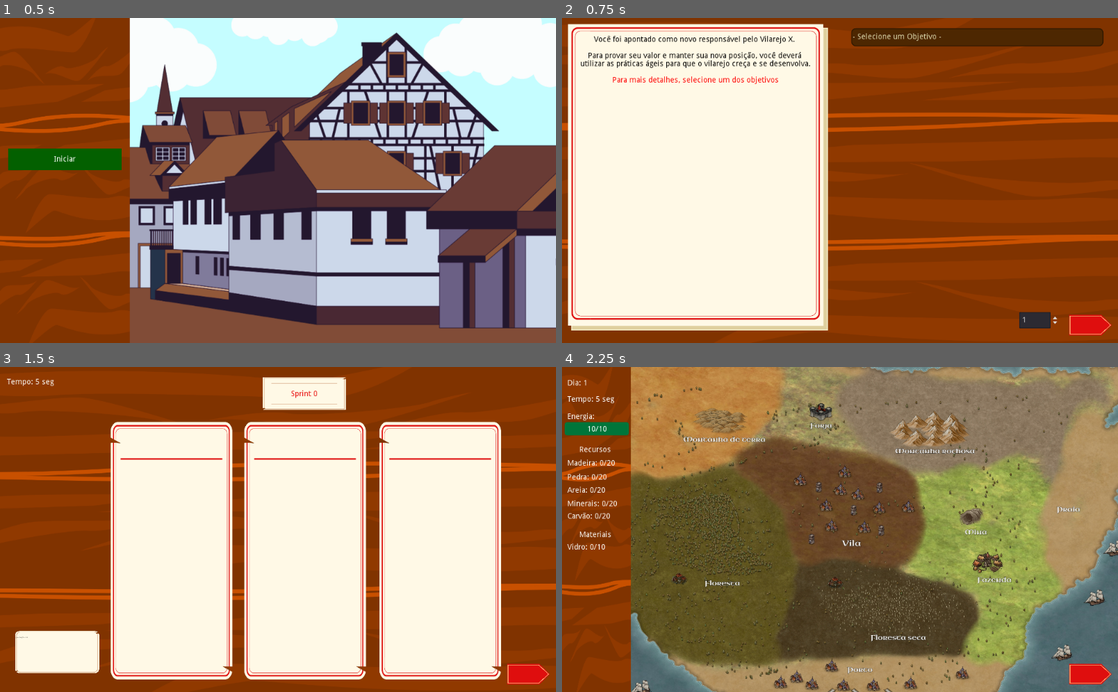
Above: before the commit, frames 1-4 (two rows, left to right).
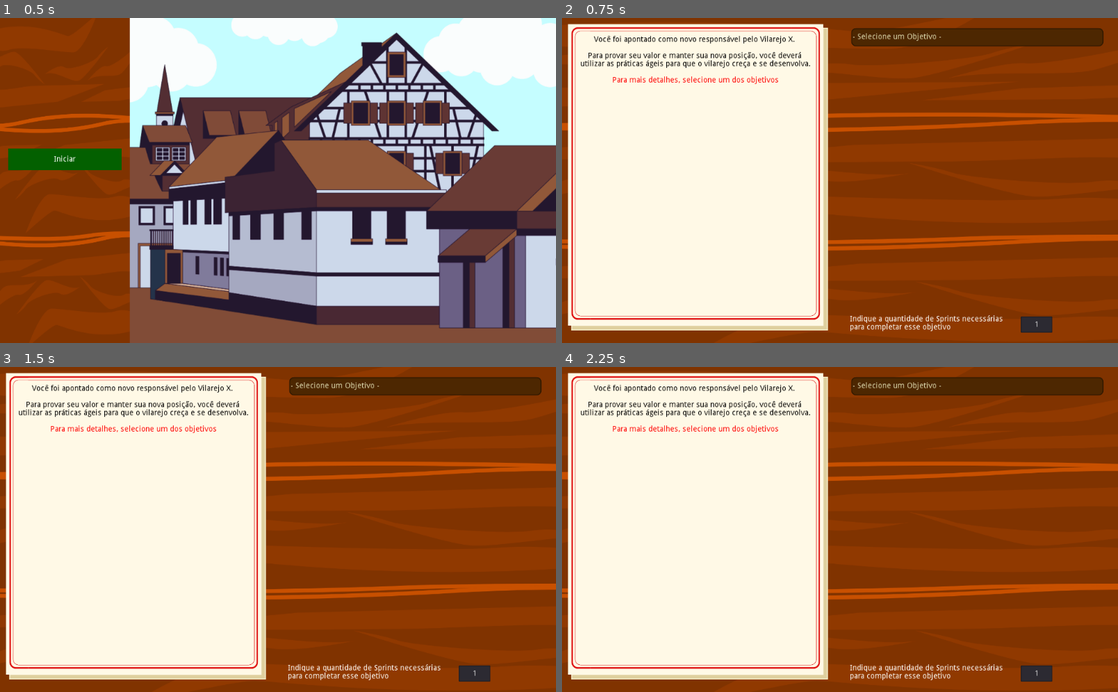
Above: after the commit, the same moments.

Repository: Gebp/TCC
Game: Godot game, scene res://Telas/1-MenuInicial.tscn
Two runs of this game, one before a commit and one after it. Both use one fixed random seed, a clock stepped at 60 frames per second and the inputs below.
Inputs (mouse positions are in pixels of both pictures, inside the frame that each line leads up to):
- Up to frame 1 (0.5 s): no input
- Up to frame 2 (0.75 s): click (628, 161) at 0.5 s
- Up to frame 3 (1.5 s): click (528, 672) at 1.27 s
- Up to frame 4 (2.25 s): click (1090, 672) at 2.02 s

Frame 1 is identical in both runs. In frame 2, 1.1% of the frame differs, in the area x 51-99%, y 90-98%; in frame 3, 61%; in frame 4, 98%, in the area x 0-100%, y 0-100%.

Commit message:
Atualização Entrega 1 Sem 2

Diff:
--- a/Agile_Vilage/Scripts/Btn_scripts/btn_campos.gd
+++ b/Agile_Vilage/Scripts/Btn_scripts/btn_campos.gd
@@ -66,6 +66,16 @@
 func _on_BtnForja_pressed():
 	$PopForja.popup_centered()
 
+func valida_objetivos():
+	$Menu_lateral/Casas.text = 'Casas: ' + str(GlobalVar.casas)
+	$Menu_lateral/PopObj/Casa_progress.max_value = GlobalVar.obj_casas
+	$Menu_lateral/PopObj/Casa_progress.value = GlobalVar.casas
+	$Menu_lateral/PopObj/Casa_obj.text = 'Construa ' + GlobalVar.obj_casas + 'casas'
+	if GlobalVar.casas >= GlobalVar.obj_casas:
+		$Menu_lateral/PopObj/Casa_progress/Label.text = 'Consluído'
+	else:
+		$Menu_lateral/PopObj/Casa_progress/Label.text = str(GlobalVar.casas) + '/' + str(GlobalVar.obj_casas)
+
 # Botões de Construções
 func _on_BtnCasa_pressed():
 	if GlobalVar.energia >= 5 and GlobalVar.madeira >= 10 and GlobalVar.pedra >= 5 and GlobalVar.vidro >= 4:
@@ -73,9 +83,10 @@
 		$Menu_lateral/Madeira.text = 'Madeira: ' + str(GlobalVar.madeira) + '/' + str(GlobalVar.limite_madeira)
 		GlobalVar.pedra -= 5
 		$Menu_lateral/Pedra.text = 'Pedra: ' + str(GlobalVar.pedra) + '/' + str(GlobalVar.limite_pedra)
-		GlobalVar.areia -= 4
+		GlobalVar.vidro -= 4
 		$Menu_lateral/Vidro.text = 'Vidro: ' + str(GlobalVar.vidro) + '/' + str(GlobalVar.limite_vidro)
 		GlobalVar.casas += 1
+		valida_objetivos()
 		reduzir_energia(btnType[1])
 
 # Botões de Materiais
--- a/Agile_Vilage/Scripts/Btn_scripts/btn_p2.gd
+++ /dev/null
@@ -1,4 +0,0 @@
-extends Control
-
-func _on_Iniciar_proj_pressed():
-	get_tree().change_scene("res://Telas/3-Planejamento.tscn")
--- a/Agile_Vilage/Scripts/Btn_scripts/btn_p5.gd
+++ b/Agile_Vilage/Scripts/Btn_scripts/btn_p5.gd
@@ -29,6 +29,11 @@
 	GlobalVar.torres = 0
 	GlobalVar.muros = 0
 	GlobalVar.fazendas = 0
+	# Contadores de objetivos
+	GlobalVar.obj_casas = 0
+	GlobalVar.obj_torres = 0
+	GlobalVar.obj_muros = 0
+	GlobalVar.obj_fazendas = 0
 	# Validador do objetivo selecionado
 	GlobalVar.obj = 0
 	get_tree().change_scene("res://Telas/1-MenuInicial.tscn")
--- a/Agile_Vilage/Scripts/Singleton/global_var.gd
+++ b/Agile_Vilage/Scripts/Singleton/global_var.gd
@@ -33,5 +33,11 @@
 var muros = 0
 var fazendas = 0
 
+# Contadores de objetivos
+var obj_casas = 0
+var obj_torres = 0
+var obj_muros = 0
+var obj_fazendas = 0
+
 # Validador do objetivo selecionado
 var obj = 0
--- a/Agile_Vilage/Scripts/menu_execucao.gd
+++ b/Agile_Vilage/Scripts/menu_execucao.gd
@@ -7,14 +7,28 @@
 	$Dia.text = 'Dia: ' + str(GlobalVar.dia)
 	GlobalVar.energia = GlobalVar.limite_energia
 	$Energia.text = str(GlobalVar.energia) + '/' + str(GlobalVar.limite_energia)
+	# Set valores iniciais e limites para recursos
 	$Madeira.text = 'Madeira: ' + str(GlobalVar.madeira) + '/' + str(GlobalVar.limite_madeira)
 	$Pedra.text = 'Pedra: ' + str(GlobalVar.pedra) + '/' + str(GlobalVar.limite_pedra)
 	$Areia.text = 'Areia: ' + str(GlobalVar.areia) + '/' + str(GlobalVar.limite_areia)
 	$Minerais.text = 'Minerais: ' + str(GlobalVar.minerais) + '/' + str(GlobalVar.limite_minerais)
 	$Carvao.text = 'Carvão: ' + str(GlobalVar.carvao) + '/' + str(GlobalVar.limite_carvao)
+	# Set valores iniciais e limites para materiais
 	$Vidro.text = 'Vidro: ' + str(GlobalVar.vidro) + '/' + str(GlobalVar.limite_vidro)
+	# Set valores iniciais e objetivos
+	valida_objetivos()
 	$EnergiaBar.max_value = GlobalVar.limite_energia
 	$EnergiaBar.value = GlobalVar.limite_energia
+
+func valida_objetivos():
+	$Casas.text = 'Casas: ' + str(GlobalVar.casas)
+	$PopObj/Casa_progress.max_value = GlobalVar.obj_casas
+	$PopObj/Casa_progress.value = GlobalVar.casas
+	$PopObj/Casa_obj.text = 'Construa ' + str(GlobalVar.obj_casas) + ' casas'
+	if GlobalVar.casas >= GlobalVar.obj_casas:
+		$PopObj/Casa_progress/Label.text = 'Concluído'
+	else:
+		$PopObj/Casa_progress/Label.text = str(GlobalVar.casas) + '/' + str(GlobalVar.obj_casas)
 
 func _on_T_exec_timeout():
 	if tempo > 0:
@@ -30,3 +44,6 @@
 		else:
 			GlobalVar.dia = 1
 			get_tree().change_scene("res://Telas/3-Planejamento.tscn")
+
+func _on_Obj_btn_pressed():
+	$PopObj.popup_centered()
--- a/Agile_Vilage/Scripts/objetivos.gd
+++ b/Agile_Vilage/Scripts/objetivos.gd
@@ -12,6 +12,8 @@
 	add_items()
 	disable_items(0)
 	$Mensagem_inicial/TextoIntro.bbcode_text = texto_padrao + "[color=red]Para mais detalhes, selecione um dos objetivos"
+	$Iniciar_proj.disabled = true
+	$Iniciar_proj/BotaoProx.visible = false
 
 func add_items():
 	lista.add_item('- Selecione um Objetivo -') # Posição 0
@@ -25,20 +27,32 @@
 func _on_ListaObj_item_selected(index):
 	var i = index - 2
 	GlobalVar.obj = i
+	$Iniciar_proj.disabled = false
+	$Iniciar_proj/BotaoProx.visible = true
 
 	if i == 0:
 		$Mensagem_inicial/TextoIntro.bbcode_text = texto_padrao + "[color=red]Sabe-se que o povo tem sofrido com a falta de moradias por conta do recente crescimento populacional.\n\nPlaneje e gerencie a construção dessas novas casas."
 		$TextObj.text = str('Construa:\n\n5 casas')
+		GlobalVar.obj_casas = 5
 	if i == 1:
 		$Mensagem_inicial/TextoIntro.bbcode_text = texto_padrao + "[color=red]Objetivo 2"
 		$TextObj.text = str('Objetivo 2')
+		$Iniciar_proj.disabled = true
+		$Iniciar_proj/BotaoProx.visible = false
 	if i == 2:
 		$Mensagem_inicial/TextoIntro.bbcode_text = texto_padrao + "[color=red]Objetivo 3"
 		$TextObj.text = str('Objetivo 3')
+		$Iniciar_proj.disabled = true
+		$Iniciar_proj/BotaoProx.visible = false
 	if i == 3:
 		$Mensagem_inicial/TextoIntro.bbcode_text = texto_padrao + "[color=red]Objetivo 4"
 		$TextObj.text = str('Objetivo 4')
+		$Iniciar_proj.disabled = true
+		$Iniciar_proj/BotaoProx.visible = false
 
 func _on_QtdSprint_value_changed(value):
 	GlobalVar.qtd_sprint = value
 	print(GlobalVar.qtd_sprint)
+
+func _on_Iniciar_proj_pressed():
+	get_tree().change_scene("res://Telas/3-Planejamento.tscn")
--- a/Agile_Vilage/Telas/1-MenuInicial.tscn
+++ b/Agile_Vilage/Telas/1-MenuInicial.tscn
@@ -57,4 +57,3 @@
 valign = 1
 
 [connection signal="pressed" from="Area2D/ColorRect/Iniciar" to="Area2D/ColorRect/Iniciar" method="_on_Iniciar_pressed"]
-[connection signal="pressed" from="Area2D/ColorRect/Iniciar" to="Area2D/ColorRect/Iniciar" method="_on_TextureButton_pressed"]
--- a/Agile_Vilage/Telas/2-SelecionarObjetivo.tscn
+++ b/Agile_Vilage/Telas/2-SelecionarObjetivo.tscn
@@ -4,8 +4,8 @@
 [ext_resource path="res://Imagens/Cards/Carta_Intro.png" type="Texture" id=2]
 [ext_resource path="res://Imagens/Btns/Botao_prox.png" type="Texture" id=3]
 [ext_resource path="res://Scripts/objetivos.gd" type="Script" id=4]
-[ext_resource path="res://Scripts/Btn_scripts/btn_p2.gd" type="Script" id=5]
 [ext_resource path="res://styles/drop_down_list.tres" type="Theme" id=6]
+[ext_resource path="res://styles/sprint_sel.tres" type="Theme" id=7]
 
 [sub_resource type="RectangleShape2D" id=1]
 extents = Vector2( 36.5, 17.5 )
@@ -22,18 +22,6 @@
 __meta__ = {
 "_edit_lock_": true
 }
-
-[node name="Iniciar_proj" type="TextureButton" parent="."]
-margin_left = 936.0
-margin_top = 547.0
-margin_right = 1015.0
-margin_bottom = 585.0
-script = ExtResource( 5 )
-
-[node name="BotaoProx" type="Sprite" parent="Iniciar_proj"]
-position = Vector2( 37.25, 20.125 )
-scale = Vector2( 0.180131, 0.199761 )
-texture = ExtResource( 3 )
 
 [node name="Objetivo" type="CanvasLayer" parent="."]
 script = ExtResource( 4 )
@@ -60,14 +48,23 @@
 bbcode_text = "[center]Texto da intro.[/center]"
 text = "Texto da intro."
 
+[node name="RichTextLabel" type="RichTextLabel" parent="Objetivo"]
+margin_left = 530.0
+margin_top = 549.0
+margin_right = 832.0
+margin_bottom = 583.0
+text = "Indique a quantidade de Sprints necessárias para completar esse objetivo"
+
 [node name="QtdSprint" type="SpinBox" parent="Objetivo"]
-margin_left = 842.0
-margin_top = 543.0
-margin_right = 916.0
-margin_bottom = 573.0
+margin_left = 845.0
+margin_top = 551.0
+margin_right = 903.0
+margin_bottom = 581.0
+theme = ExtResource( 7 )
 min_value = 1.0
 value = 1.0
 rounded = true
+align = 1
 
 [node name="TextObj" type="RichTextLabel" parent="Objetivo"]
 margin_left = 540.0
@@ -90,10 +87,19 @@
 "_edit_lock_": true
 }
 
-[connection signal="pressed" from="Iniciar_proj" to="Iniciar_proj" method="_on_Iniciar_proj_pressed"]
-[connection signal="pressed" from="Iniciar_proj" to="Iniciar_proj" method="_on_Reiniciar_pressed"]
-[connection signal="pressed" from="Iniciar_proj" to="Iniciar_proj" method="_on_TextureButton_pressed"]
+[node name="Iniciar_proj" type="TextureButton" parent="Objetivo"]
+margin_left = 936.0
+margin_top = 547.0
+margin_right = 1015.0
+margin_bottom = 585.0
+
+[node name="BotaoProx" type="Sprite" parent="Objetivo/Iniciar_proj"]
+position = Vector2( 37.25, 20.125 )
+scale = Vector2( 0.180131, 0.199761 )
+texture = ExtResource( 3 )
+
 [connection signal="changed" from="Objetivo/QtdSprint" to="Objetivo" method="_on_QtdSprint_changed"]
 [connection signal="value_changed" from="Objetivo/QtdSprint" to="Objetivo" method="_on_QtdSprint_value_changed"]
 [connection signal="item_selected" from="Objetivo/ListaObj" to="Objetivo" method="_on_ListaObj_item_selected"]
 [connection signal="item_selected" from="Objetivo/ListaObj" to="Objetivo/ListaObj" method="_on_ListaObj_item_selected"]
+[connection signal="pressed" from="Objetivo/Iniciar_proj" to="Objetivo" method="_on_Iniciar_proj_pressed"]
--- a/Agile_Vilage/Telas/3-Planejamento.tscn
+++ b/Agile_Vilage/Telas/3-Planejamento.tscn
@@ -110,6 +110,4 @@
 margin_bottom = 575.0
 
 [connection signal="pressed" from="Executar" to="Executar" method="_on_Executar_pressed"]
-[connection signal="pressed" from="Executar" to="Executar" method="_on_Reiniciar_pressed"]
-[connection signal="pressed" from="Executar" to="Executar" method="_on_TextureButton_pressed"]
 [connection signal="timeout" from="Cabecalho/T_plan" to="Cabecalho" method="_on_T_plan_timeout"]
--- a/Agile_Vilage/Telas/4-Execucao.tscn
+++ b/Agile_Vilage/Telas/4-Execucao.tscn
@@ -9,6 +9,7 @@
 [ext_resource path="res://Scripts/rdn_events.gd" type="Script" id=7]
 [ext_resource path="res://styles/pop_up.tres" type="StyleBox" id=8]
 [ext_resource path="res://styles/pop_up_btn_hover.tres" type="StyleBox" id=9]
+[ext_resource path="res://styles/obj_progress.tres" type="Theme" id=10]
 
 [sub_resource type="RectangleShape2D" id=1]
 extents = Vector2( 66, 308 )
@@ -148,7 +149,7 @@
 [node name="Recursos" type="Label" parent="Campos/Menu_lateral"]
 margin_left = 10.0
 margin_top = 146.0
-margin_right = 113.0
+margin_right = 110.0
 margin_bottom = 160.0
 rect_pivot_offset = Vector2( -115, 211 )
 text = "Recursos"
@@ -198,20 +199,102 @@
 [node name="Materiais" type="Label" parent="Campos/Menu_lateral"]
 margin_left = 10.0
 margin_top = 303.0
-margin_right = 113.0
+margin_right = 110.0
 margin_bottom = 317.0
-rect_pivot_offset = Vector2( -115, 211 )
+rect_pivot_offset = Vector2( 140, -20 )
 text = "Materiais"
 align = 1
 valign = 1
 
 [node name="Vidro" type="Label" parent="Campos/Menu_lateral"]
 margin_left = 10.0
-margin_top = 326.0
-margin_right = 110.0
-margin_bottom = 340.0
-rect_pivot_offset = Vector2( -115, 211 )
+margin_top = 327.0
+margin_right = 110.0
+margin_bottom = 341.0
+rect_pivot_offset = Vector2( 140, -44 )
 text = "Vidro: xx/xx"
+
+[node name="Construções" type="Label" parent="Campos/Menu_lateral"]
+margin_left = 10.0
+margin_top = 361.0
+margin_right = 110.0
+margin_bottom = 375.0
+rect_pivot_offset = Vector2( 140, -20 )
+text = "Materiais"
+align = 1
+valign = 1
+
+[node name="Casas" type="Label" parent="Campos/Menu_lateral"]
+margin_left = 10.0
+margin_top = 382.0
+margin_right = 110.0
+margin_bottom = 396.0
+rect_pivot_offset = Vector2( 140, -44 )
+text = "Casas: xx/xx"
+
+[node name="BotaoProx" type="Sprite" parent="Campos/Menu_lateral"]
+position = Vector2( 57.5512, 599.49 )
+rotation = 1.5708
+scale = Vector2( 0.121891, 0.175831 )
+texture = ExtResource( 3 )
+
+[node name="Obj_btn" type="TextureButton" parent="Campos/Menu_lateral/BotaoProx"]
+margin_left = -221.0
+margin_top = -94.0
+margin_right = 4.00002
+margin_bottom = 95.0
+
+[node name="PopObj" type="WindowDialog" parent="Campos/Menu_lateral"]
+visible = true
+margin_left = 27.0
+margin_top = 998.0
+margin_right = 377.0
+margin_bottom = 1236.0
+theme = SubResource( 5 )
+
+[node name="Titulo" type="Label" parent="Campos/Menu_lateral/PopObj"]
+self_modulate = Color( 0, 0, 0, 1 )
+margin_left = 31.0
+margin_top = 11.0
+margin_right = 331.0
+margin_bottom = 33.0
+text = "Objetivos"
+align = 1
+valign = 1
+
+[node name="LinhaVermelha" type="ColorRect" parent="Campos/Menu_lateral/PopObj"]
+margin_left = 30.0
+margin_top = 39.0
+margin_right = 330.0
+margin_bottom = 40.0
+color = Color( 0.941176, 0, 0, 1 )
+
+[node name="Casa_obj" type="Label" parent="Campos/Menu_lateral/PopObj"]
+self_modulate = Color( 0, 0, 0, 1 )
+margin_left = 37.0
+margin_top = 72.0
+margin_right = 179.0
+margin_bottom = 94.0
+text = "Construa x casas"
+valign = 1
+
+[node name="Casa_progress" type="ProgressBar" parent="Campos/Menu_lateral/PopObj"]
+margin_left = 203.0
+margin_top = 73.0
+margin_right = 329.0
+margin_bottom = 93.0
+theme = ExtResource( 10 )
+percent_visible = false
+
+[node name="Label" type="Label" parent="Campos/Menu_lateral/PopObj/Casa_progress"]
+modulate = Color( 0, 0, 0, 1 )
+margin_left = 3.0
+margin_top = 3.0
+margin_right = 123.0
+margin_bottom = 17.0
+text = "xx/xx"
+align = 1
+valign = 1
 
 [node name="BtnMadeira" type="TextureButton" parent="Campos"]
 margin_left = 163.0
@@ -442,6 +525,8 @@
 
 [connection signal="timeout" from="Campos/Menu_lateral/T_exec" to="Campos/Menu_lateral" method="_on_T_exec_timeout"]
 [connection signal="timeout" from="Campos/Menu_lateral/T_exec" to="Campos/Menu_lateral" method="_on_Timer_timeout"]
+[connection signal="pressed" from="Campos/Menu_lateral/BotaoProx/Obj_btn" to="Campos/Menu_lateral" method="_on_Obj_btn_pressed"]
+[connection signal="popup_hide" from="Campos/Menu_lateral/PopObj" to="Campos/Menu_lateral/PopObj" method="_on_PopVila_popup_hide"]
 [connection signal="pressed" from="Campos/BtnMadeira" to="Campos" method="_on_BtnMadeira_pressed"]
 [connection signal="pressed" from="Campos/BtnPedra" to="Campos" method="_on_BtnPedra_pressed"]
 [connection signal="pressed" from="Campos/BtnAreia" to="Campos" method="_on_BtnAreia_pressed"]
@@ -454,5 +539,3 @@
 [connection signal="popup_hide" from="Campos/PopForja" to="Campos/PopForja" method="_on_PopVila_popup_hide"]
 [connection signal="pressed" from="Campos/PopForja/BtnVidro" to="Campos" method="_on_BtnVidro_pressed"]
 [connection signal="pressed" from="Continuar" to="Continuar" method="_on_Continuar_pressed"]
-[connection signal="pressed" from="Continuar" to="Continuar" method="_on_Reiniciar_pressed"]
-[connection signal="pressed" from="Continuar" to="Continuar" method="_on_TextureButton_pressed"]
--- a/Agile_Vilage/Telas/5-Resultado.tscn
+++ b/Agile_Vilage/Telas/5-Resultado.tscn
@@ -70,4 +70,3 @@
 texture = ExtResource( 2 )
 
 [connection signal="pressed" from="Reiniciar" to="Reiniciar" method="_on_Reiniciar_pressed"]
-[connection signal="pressed" from="Reiniciar" to="Reiniciar" method="_on_TextureButton_pressed"]
--- /dev/null
+++ b/Agile_Vilage/styles/obj_progress.tres
@@ -0,0 +1,35 @@
+[gd_resource type="Theme" load_steps=3 format=2]
+
+[sub_resource type="StyleBoxFlat" id=1]
+bg_color = Color( 0.972549, 0.956863, 0.92549, 1 )
+border_width_left = 1
+border_width_top = 1
+border_width_right = 1
+border_width_bottom = 1
+border_color = Color( 0.729412, 0.254902, 0.180392, 1 )
+border_blend = true
+corner_radius_top_left = 3
+corner_radius_top_right = 3
+corner_radius_bottom_right = 3
+corner_radius_bottom_left = 3
+expand_margin_left = 2.0
+expand_margin_right = 2.0
+expand_margin_top = 2.0
+expand_margin_bottom = 2.0
+
+[sub_resource type="StyleBoxFlat" id=2]
+bg_color = Color( 1, 0.364706, 0.364706, 1 )
+border_width_left = 1
+border_width_top = 1
+border_width_right = 1
+border_width_bottom = 1
+border_color = Color( 0.968627, 0.243137, 0.243137, 1 )
+border_blend = true
+corner_radius_top_left = 3
+corner_radius_top_right = 3
+corner_radius_bottom_right = 3
+corner_radius_bottom_left = 3
+
+[resource]
+ProgressBar/styles/bg = SubResource( 1 )
+ProgressBar/styles/fg = SubResource( 2 )
--- /dev/null
+++ b/Agile_Vilage/styles/sprint_sel.tres
@@ -0,0 +1,6 @@
+[gd_resource type="Theme" load_steps=2 format=2]
+
+[sub_resource type="ViewportTexture" id=1]
+
+[resource]
+SpinBox/icons/updown = SubResource( 1 )
Not shown: 1 places in Agile_Vilage/Telas/4-Execucao.tscn that only renumber resources
